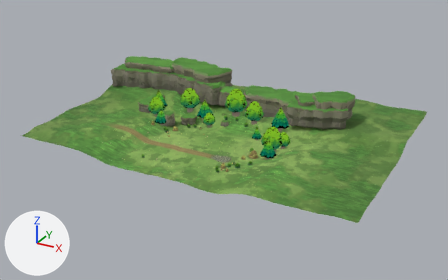
Before and after pictures for a commit that changed the glTF model godot/assets/atia/arena_v2/forest/forest_arena.glb.
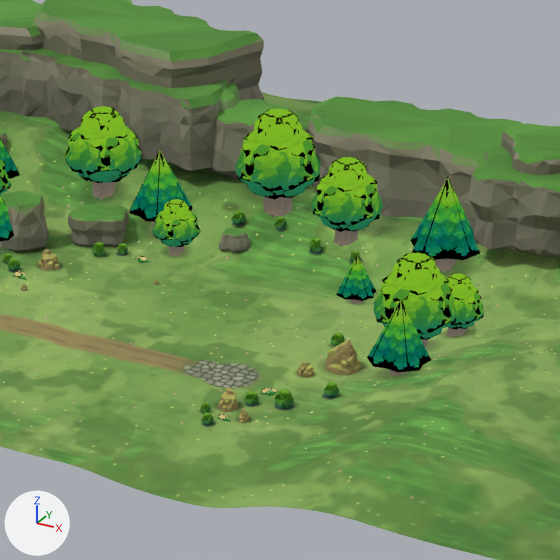
There are two pictures of each version: one whole from a 50 mm camera at (74.2, -124.7, 66.6) aimed at (0.3, 9.8, -0.6), one close up on the part from 36% to 69% of the width and 21% to 74% of the height. Arrows for +X, +Y and +Z are at lower left; the lights stay in place. The first two pictures are the older version. Where no turn or scale is listed for an object, it has been applied to the vertices.

Names of what the first close-up shows: 'G_forest_Ground', 'P_forest_00_mesa_wide', 'P_forest_01_mesa_b', 'P_forest_02_ridge', 'P_forest_03_mesa_a', 'P_forest_04_tree_c', 'P_forest_05_tree_a', 'P_forest_06_tree_a', 'P_forest_07_tree_b', 'P_forest_12_ledge_b', 'P_forest_16_ledge', 'P_forest_26_grass_a', 'P_forest_27_grass_b', 'P_forest_28_grass_c', 'P_forest_36_tree_a', 'P_forest_50_tree_b' and 29 more.
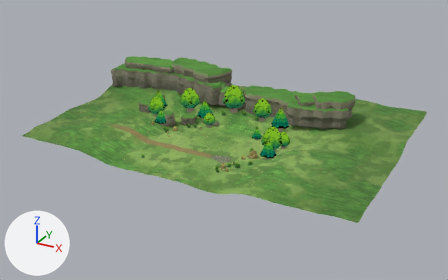
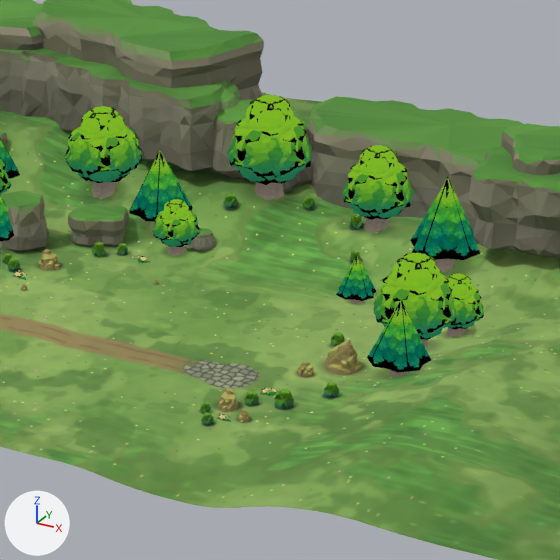
What changed in the scene script:
```text
Change ob_p_forest_04_tree_c:
    ob_p_forest_04_tree_c.location: (-2.0, 21.0, 2.07) -> (-3.5, 22.5, 2.46)
Change ob_p_forest_05_tree_a:
    ob_p_forest_05_tree_a.location: (4.5, 19.5, 1.43) -> (6.0, 21.5, 1.97)
Change ob_p_forest_12_ledge_b:
    ob_p_forest_12_ledge_b.location: (-3.0, 16.2, 0.72) -> (-5.5, 15.5, 0.54)
Change ob_p_forest_26_grass_a:
    ob_p_forest_26_grass_a.location: (-3.8, 18.2, 1.72) -> (-5.2, 19.5, 2.35)
Change ob_p_forest_27_grass_b:
    ob_p_forest_27_grass_b.location: (-0.6, 19.0, 1.67) -> (0.2, 22.0, 2.41)
Change ob_p_forest_28_grass_c:
    ob_p_forest_28_grass_c.location: (3.0, 17.6, 1.01) -> (4.6, 21.0, 2.04)
```

Pixel boxes [x1, y1, x2, y2] of what changed, in the close-ups (560 x 560 px):
'P_forest_04_tree_c', moved: before [235, 109, 321, 217]; after [227, 95, 312, 200]
'P_forest_05_tree_a', moved: before [311, 157, 383, 247]; after [342, 145, 414, 232]
'P_forest_12_ledge_b', moved: before [219, 228, 251, 252]; after [185, 228, 216, 251]
'P_forest_26_grass_a', moved: before [231, 210, 246, 226]; after [223, 193, 238, 209]
'P_forest_28_grass_c', moved: before [309, 238, 323, 254]; after [349, 213, 363, 230]
'P_forest_27_grass_b', moved: before [274, 216, 286, 231]; after [303, 196, 315, 211]
